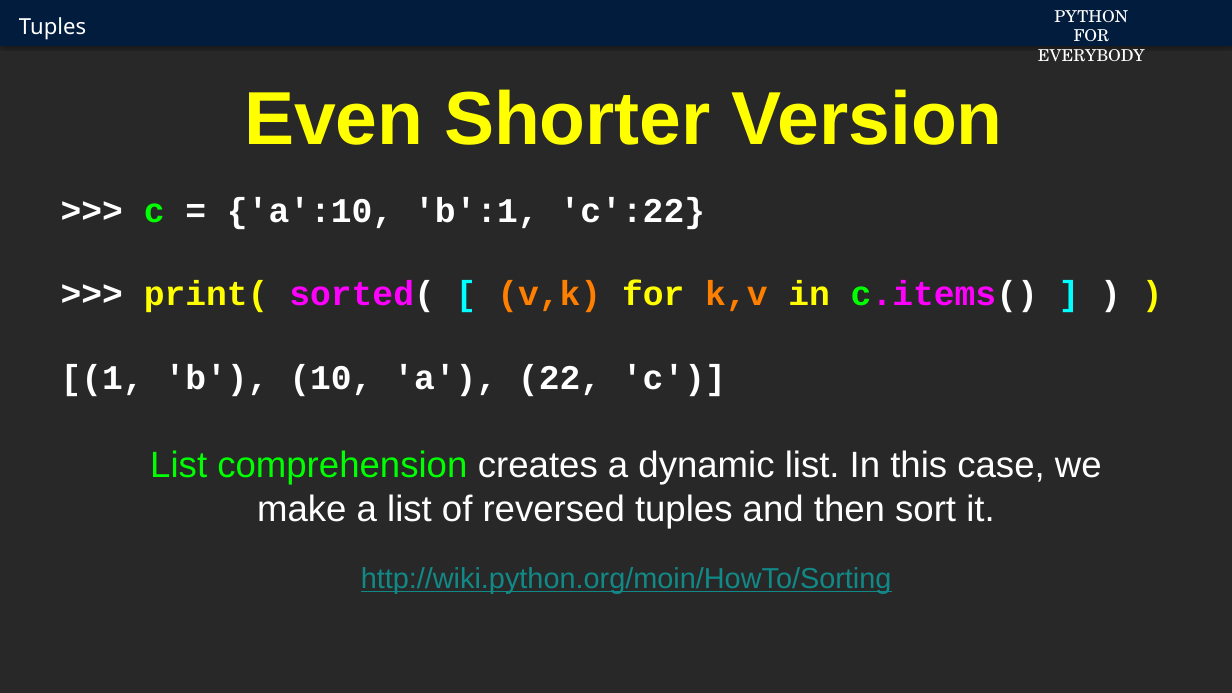
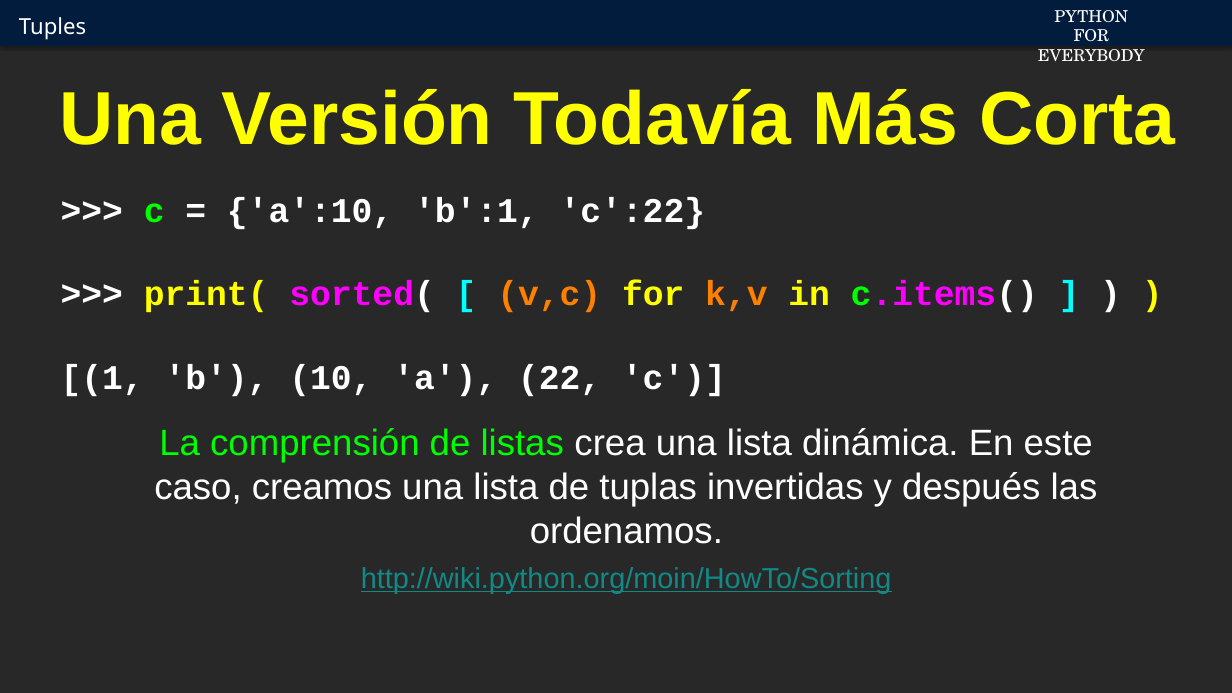
Before and after one commit to csev/py4e, a slide deck: slide 14 of ai/10.1.pptx. Drawn at 1232x693 pixels with LibreOffice and Linux fonts; fonts in the diff are those of the drawing; background and template pictures are left out. Boxes give left, top, right and bottom in pixels: in the first picture for what was removed or moved away, otherwise in the second. Text is boxed around its words. In the diff, an @@ line names an element or a change of style, - is before the commit and + after.

```diff
--- a/ai/10.1.pptx
+++ b/ai/10.1.pptx
@@ title at (59,89,1175,145): text changed @@
-Even Shorter Version
+Una Versión Todavía Más Corta
@@ text at (144,280,1038,312): text changed @@
->>> print( sorted( [ (v,k) for k,v in c.items() ] ) )
+>>> print( sorted( [ (v,c) for k,v in c.items() ] ) )
@@ text at (154,428,1098,544): text changed @@
-List comprehension creates a dynamic list. In this case, we make a list of reversed tuples and then sort it.
+La comprensión de listas crea una lista dinámica. En este caso, creamos una lista de tuplas invertidas y después las ordenamos.
```
Also in this commit, not shown: 13 other slides changed, 2 slides added, 2 slides removed.
